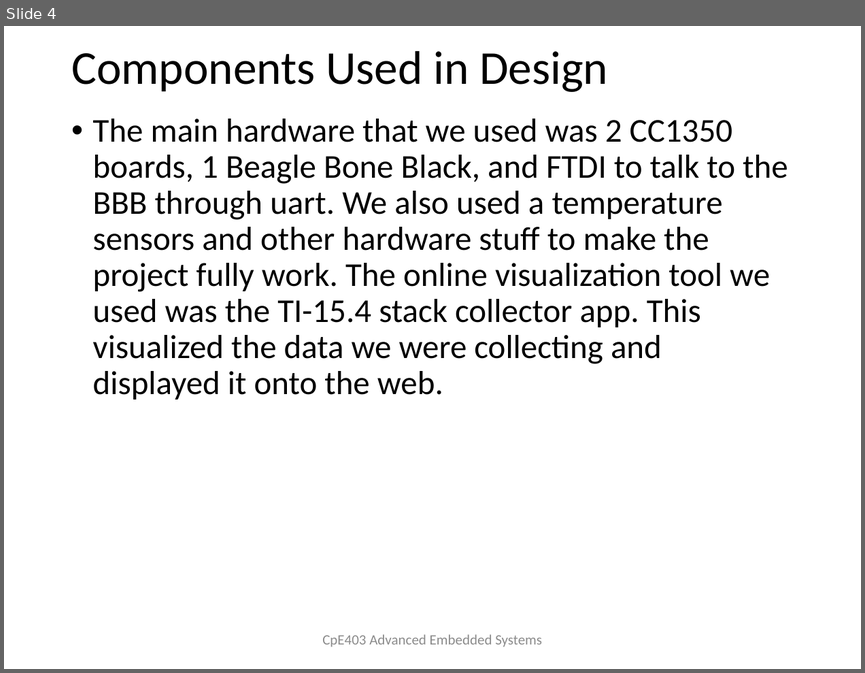
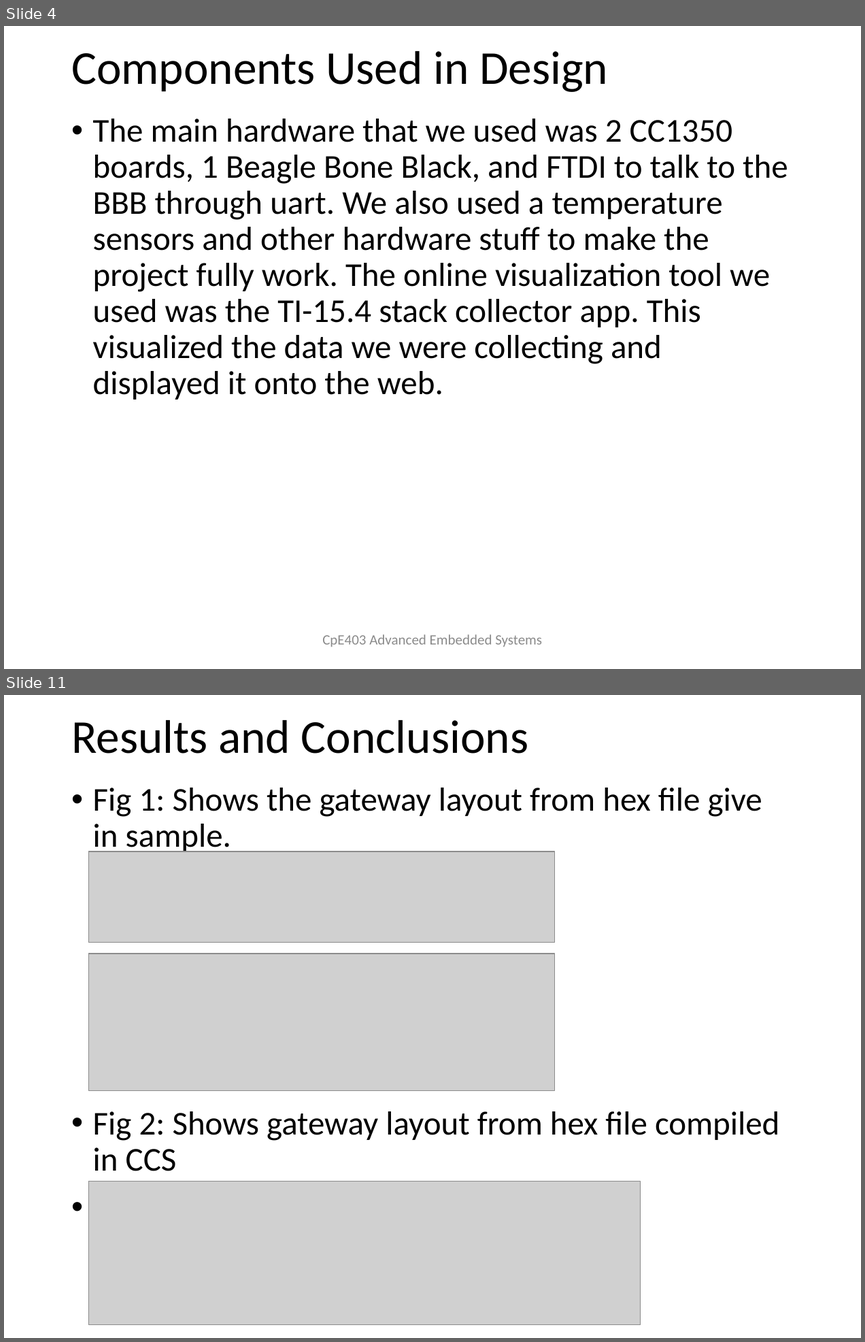
Before and after one commit to TraceStewart/epc304llaf8102vlnu, a slide deck: Final/CpE403_Project_F2018.pptx. Shown one above the other, each under a label of ours: slide 4 before the commit, slides 4 and 11 after it; the slides between them are not shown. The pictures are 865x673 and 865x1342 pixels, drawn with LibreOffice and Linux fonts; fonts in the diff are those of the drawing; grey boxes stand for pictures. Boxes give left, top, right and bottom in pixels: in the first picture for what was removed or moved away, otherwise in the second. Text is boxed around its words. In the diff, an @@ line names an element or a change of style, - is before the commit and + after.

```diff
--- a/Final/CpE403_Project_F2018.pptx
+++ b/Final/CpE403_Project_F2018.pptx
@@ slide 11 added at bbox=[4, 695, 861, 1338], background #FFFFFF @@
@@ title added at bbox=[71, 720, 528, 753], 39.6 pt, text #000000 @@
+Results and Conclusions
@@ text added at bbox=[93, 787, 779, 1171], 28 pt, text #000000 @@
+• Fig 1: Shows the gateway layout from hex file give in sample.
+• Fig 2: Shows gateway layout from hex file compiled in CCS
@@ picture added at bbox=[89, 852, 555, 943] @@
@@ picture added at bbox=[89, 954, 555, 1091] @@
@@ picture added at bbox=[89, 1181, 640, 1324] @@
```
Also in this commit, not shown: 9 slides changed, 1 other slide added, 4 slides removed, 1 other file.
